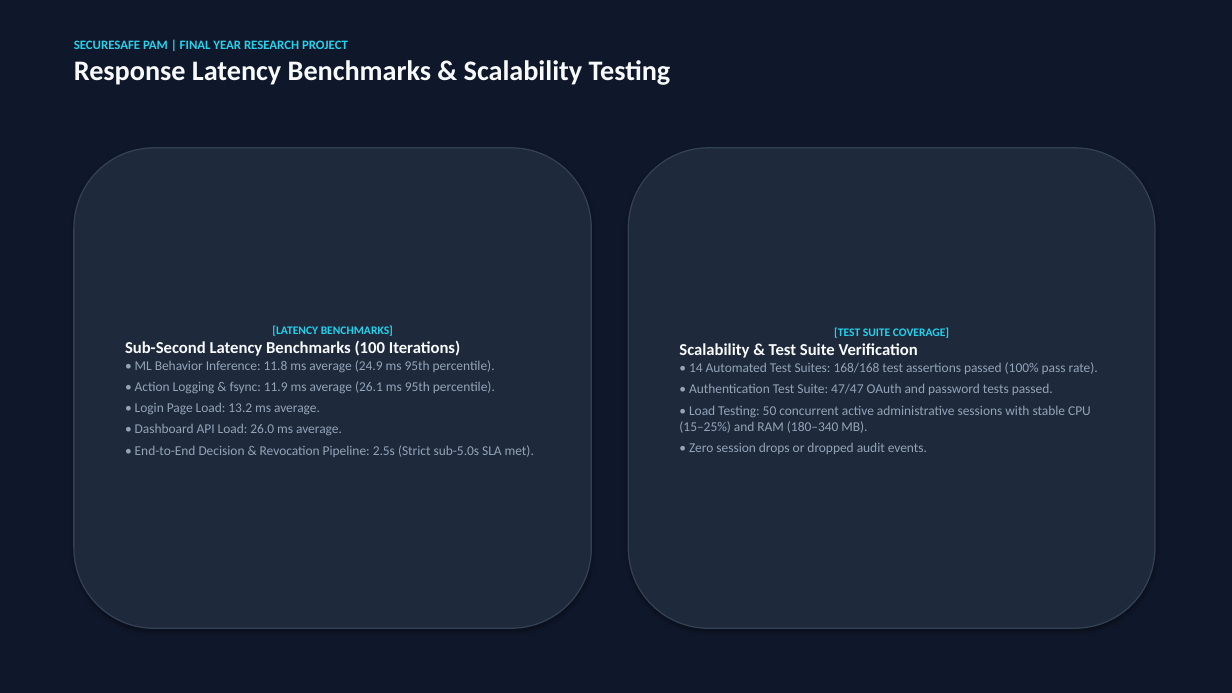
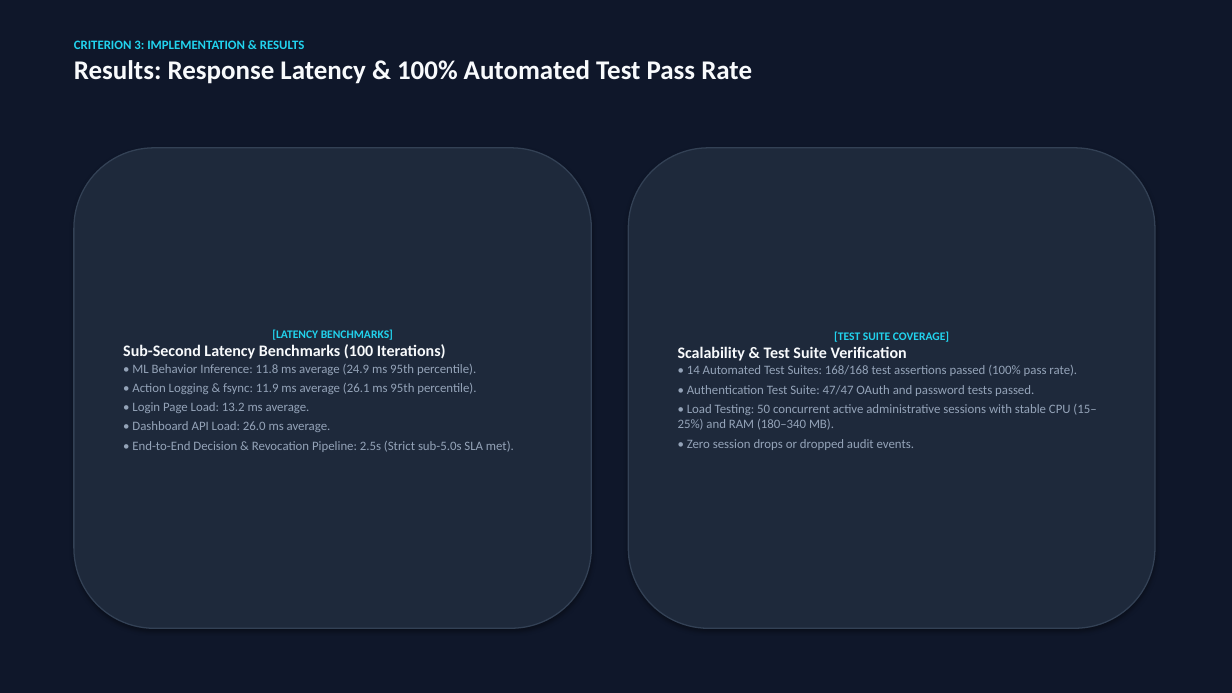
Before and after one commit to Poornadananjaya2001/Dynamic-PAM-System-, a slide deck: slide 20 of PRESENTATION_SLIDES_SECURESAFE_PAM.pptx (slide 17 before the commit). Drawn at 1232x693 pixels with LibreOffice and Linux fonts; fonts in the diff are those of the drawing. Boxes give left, top, right and bottom in pixels: in the first picture for what was removed or moved away, otherwise in the second. Text is boxed around its words. In the diff, an @@ line names an element or a change of style, - is before the commit and + after.

```diff
--- a/PRESENTATION_SLIDES_SECURESAFE_PAM.pptx
+++ b/PRESENTATION_SLIDES_SECURESAFE_PAM.pptx
@@ text at (74,40,752,84): text changed; size 22 to 21 pt @@
-SECURESAFE PAM | FINAL YEAR RESEARCH PROJECT
-Response Latency Benchmarks & Scalability Testing
+CRITERION 3: IMPLEMENTATION & RESULTS
+Results: Response Latency & 100% Automated Test Pass Rate
@@ text in rounded rectangle at (123,344,514,452): size 13 to 12.5 pt in "Sub-Second Latency Benchmarks (100 Iterations)"; size 10.5 to 10 pt in "• ML Behavior Inference: 11.8 ms average ...", "• Action Logging & fsync: 11.9 ms ...", "• Login Page Load: 13.2 ms average.", "• Dashboard API Load: 26.0 ms average." and 1 more places; less space between paragraphs @@
@@ text in rounded rectangle at (678,346,1096,450): size 13 to 12.5 pt in "Scalability & Test Suite Verification"; size 10.5 to 10 pt in "• 14 Automated Test Suites: 168/168 test ...", "• Authentication Test Suite: 47/47 OAuth and ...", "• Load Testing: 50 concurrent active administrative ...", "• Zero session drops or dropped audit ..."; less space between paragraphs @@
```
Also in this commit, not shown: 18 other slides changed, 7 slides added, 1 slide removed, 1 other file.
